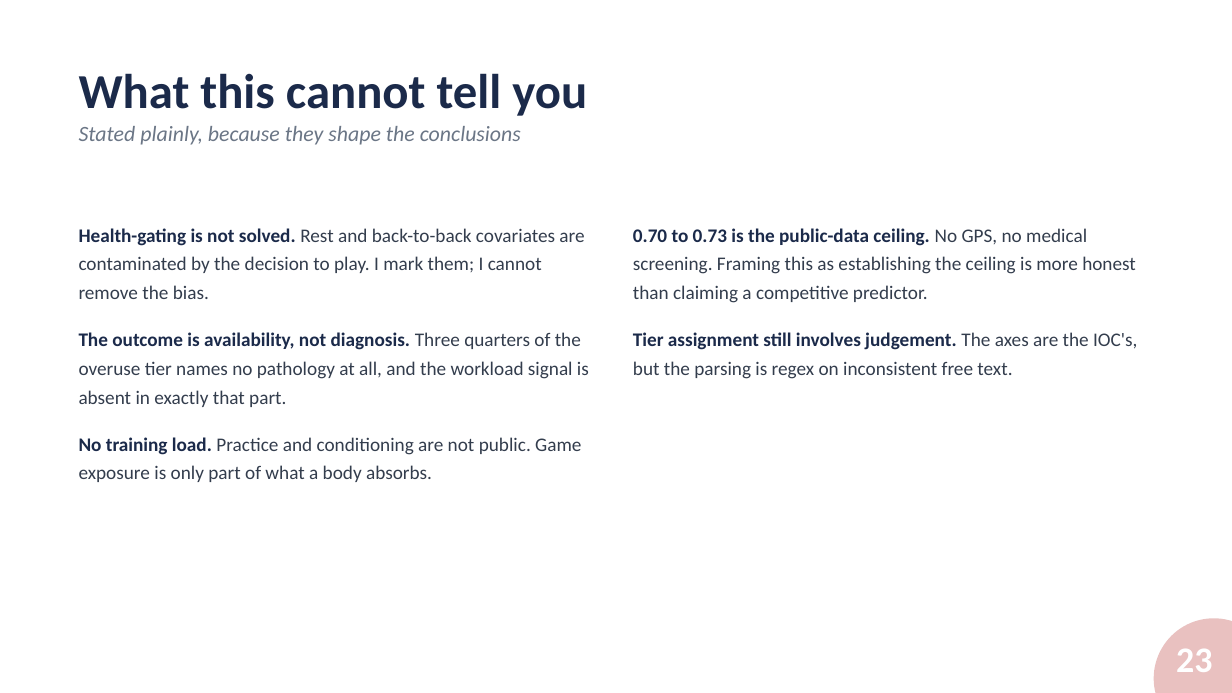
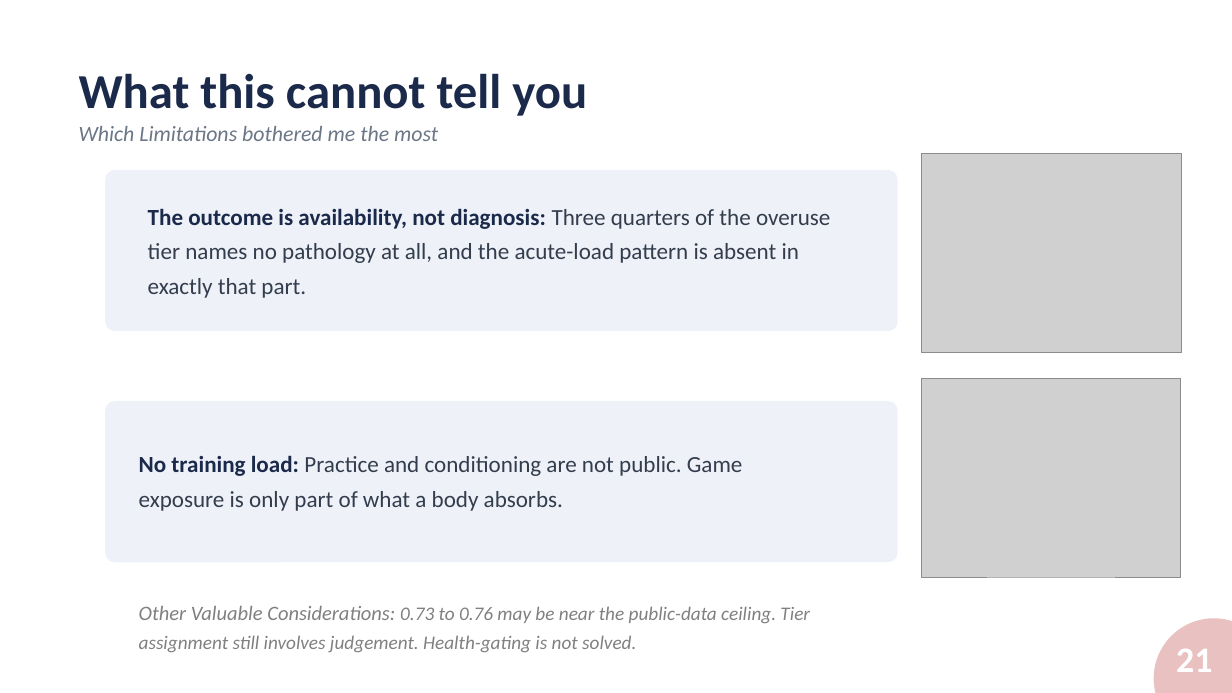
Before and after one commit to alexmartin360/Basketball-Workload-Injury-Risk-Profile, a slide deck: slide 21 of docs/SPB_Presentation_AlexMartin.pptx (slide 23 before the commit). Drawn at 1232x693 pixels with LibreOffice and Linux fonts; fonts in the diff are those of the drawing; grey boxes stand for pictures; background and template pictures are left out. Boxes give left, top, right and bottom in pixels: in the first picture for what was removed or moved away, otherwise in the second. Text is boxed around its words. In the diff, an @@ line names an element or a change of style, - is before the commit and + after.

```diff
--- a/docs/SPB_Presentation_AlexMartin.pptx
+++ b/docs/SPB_Presentation_AlexMartin.pptx
@@ text at [79,126,438,141]: text changed @@
-Stated plainly, because they shape the conclusions
+Which Limitations bothered me the most
@@ rounded rectangle added at [105,170,898,332], fill #EEF2F8 @@
@@ picture added at [922,153,1182,352] @@
@@ text added at [148,208,830,298], 18 pt, text #333D4D @@
+The outcome is availability, not diagnosis: Three quarters of the overuse tier names no pathology at all, and the acute-load pattern is absent in exactly that part.
@@ picture added at [922,378,1181,577] @@
@@ rounded rectangle added at [105,401,898,563], fill #EEF2F8 @@
@@ text at [139,455,743,511]: text changed; size 15 to 18 pt @@
-Health-gating is not solved. Rest and back-to-back covariates are contaminated by the decision to play. I mark them; I cannot remove the bias.
-The outcome is availability, not diagnosis. Three quarters of the overuse tier names no pathology at all, and the workload signal is absent in exactly that part.
-No training load. Practice and conditioning are not public. Game exposure is only part of what a body absorbs.
+No training load: Practice and conditioning are not public. Game exposure is only part of what a body absorbs.
@@ text at [139,606,810,652]: text changed; text colour #333D4D to #808080; italic on @@
-0.70 to 0.73 is the public-data ceiling. No GPS, no medical screening. Framing this as establishing the ceiling is more honest than claiming a competitive predictor.
-Tier assignment still involves judgement. The axes are the IOC's, but the parsing is regex on inconsistent free text.
+Other Valuable Considerations: 0.73 to 0.76 may be near the public-data ceiling. Tier assignment still involves judgement. Health-gating is not solved.
@@ page number at [1176,649,1212,672]: text changed @@
-23
+21
```
Also in this commit, not shown: 18 other slides changed, 1 slide added, 2 slides removed, 1 other file.
